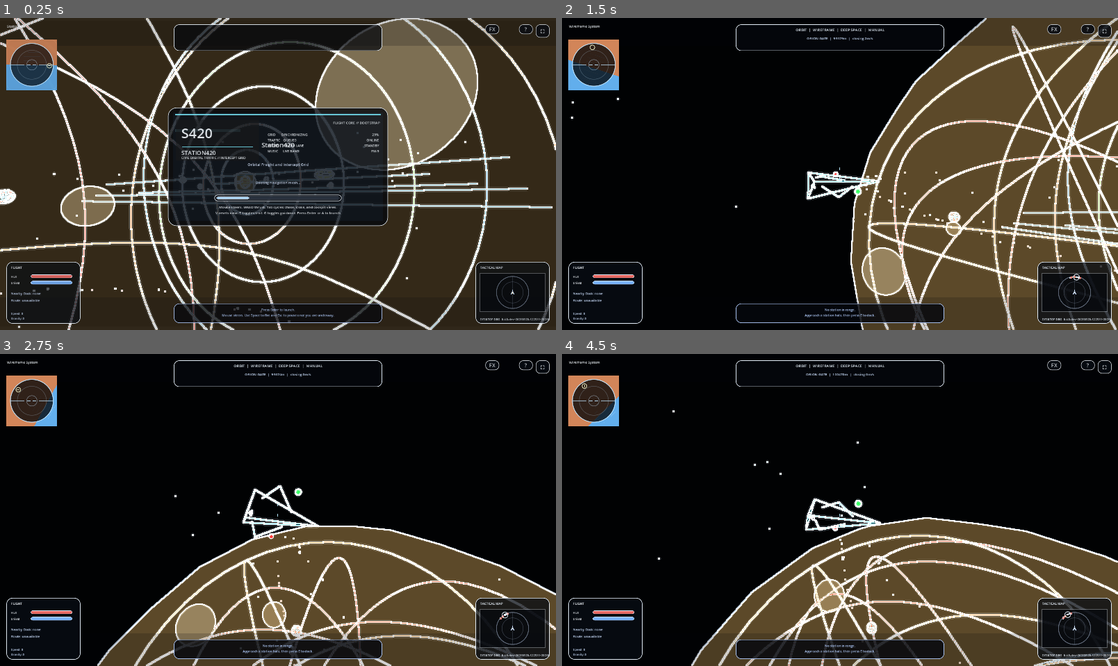
Above: before the commit, frames 1-4 (two rows, left to right).
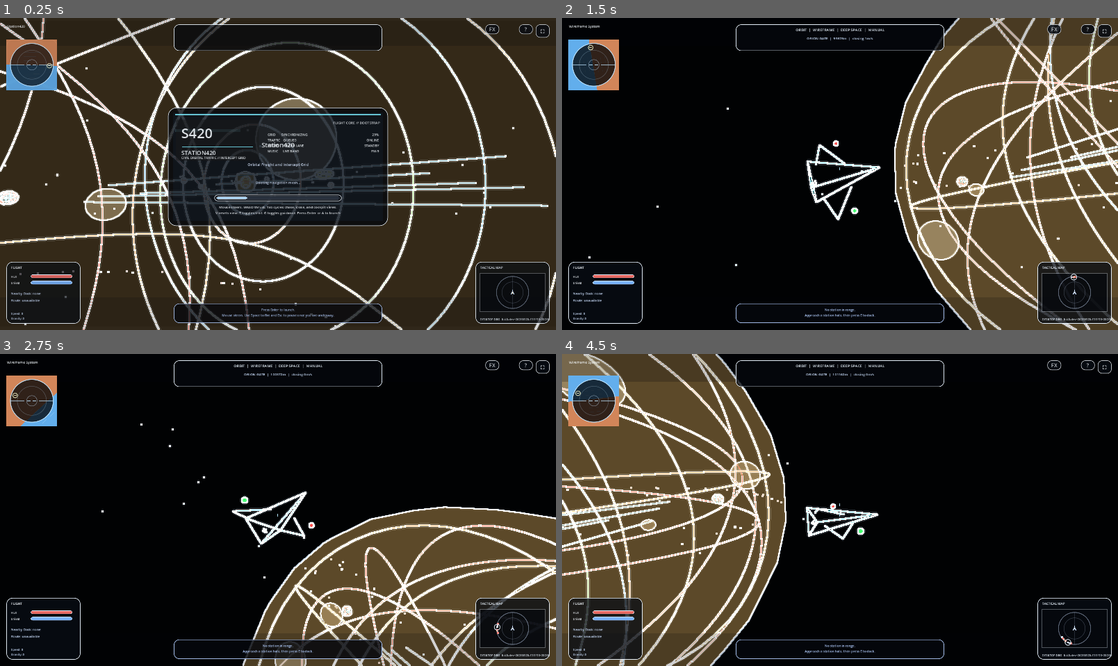
Above: after the commit, the same moments.

Repository: zabesto/Station420
Game: Godot game, scene res://scenes/main.tscn
The game is run twice, just before and just after one commit, with the same random seed, the same clock (stepped at 60 frames per second) and the same inputs.
Inputs (mouse positions are in pixels of both pictures, inside the frame that each line leads up to):
- Up to frame 1 (0.25 s): no input
- Up to frame 2 (1.5 s): tap Enter at 0.5 s; move the mouse to (962, 158) at 0.52 s; hold Right 0.53-1.28 s; hold Z 0.53-1.28 s; click (962, 158) at 0.67 s; tap Space at 0.77 s; tap E at 0.8, 1.25, 1.35 s; move the mouse to (812, 174) at 1.27 s; hold Up from 1.28 s (still down)
- Up to frame 3 (2.75 s): keep holding Up; tap Space at 1.52 s; tap Q at 1.55 s; tap E at 2 s; move the mouse to (289, 503) at 2.02 s; hold Q from 2.03 s (still down); tap R at 2.3 s
- Up to frame 4 (4.5 s): keep holding Up; tap E at 2.75, 3.5, 3.8, 4.25, 4.35 s; move the mouse to (834, 516) at 2.77 s; release Q at 2.78 s; tap R at 2.85 s; click (834, 516) at 2.92 s; tap Space at 3.02, 3.77 s; tap Z at 3.05 s; move the mouse to (878, 513) at 3.52 s; hold Z 3.53-4.28 s; move the mouse to (795, 506) at 4.27 s

The runs differ from the first frame. In frame 1, 23% of the frame differs, in the area x 0-100%, y 0-100%; in frame 2, 20%; in frame 3, 20%; in frame 4, 57%.

Commit message:
Stabilize HUD and control flow

Diff:
--- a/scripts/build_info.gd
+++ b/scripts/build_info.gd
@@ -1,6 +1,6 @@
 extends RefCounted
 
-const BUILD_NUMBER := "20260320-122511"
+const BUILD_NUMBER := "20260320-131158"
 const BUILD_VERSION := "0.4.0-dev"
-const BUILD_GIT_SHA := "f3caa93"
-const BUILD_LABEL := "0.4.0-dev+20260320-122511"
+const BUILD_GIT_SHA := "376aef3"
+const BUILD_LABEL := "0.4.0-dev+20260320-131158"
--- a/scripts/main.gd
+++ b/scripts/main.gd
@@ -472,6 +472,7 @@
 var cinematic_overlay_nodes: Array[CanvasItem] = []
 var settings_tab_groups: Array[Control] = []
 var settings_tab_buttons: Array[Button] = []
+var settings_tab_page_controls: Array = []
 var utility_buttons: Array[Button] = []
 var runtime_rng := RandomNumberGenerator.new()
 var cached_ship_gravity := Vector3.ZERO
@@ -578,6 +579,12 @@
 	]
 	settings_tab_groups = [display_group, audio_group, flight_group, render_group]
 	settings_tab_buttons = [display_tab_button, audio_tab_button, flight_tab_button, render_tab_button]
+	settings_tab_page_controls = [
+		[preset_value, preset_prev_button, preset_next_button, render_mode_button, bloom_value, bloom_button],
+		[music_value, music_slider, music_button, sfx_value, sfx_slider, sfx_button],
+		[trail_value, trail_button, guidance_value, guidance_button, invert_y_value, invert_y_button, physics_mode_value, physics_mode_button],
+		[edge_threshold_value, shader_mode_option, edge_threshold_slider, edge_strength_value, edge_strength_slider, edge_glow_value, edge_glow_slider, blur_amount_value, blur_amount_slider, shader_aux_value, shader_aux_slider]
+	]
 	utility_buttons = [fullscreen_button, help_button, inspector_button, shader_button, debug_save_defaults_button]
 	update_responsive_hud_layout(true)
 	update_window_controls()
@@ -898,11 +905,19 @@
 		var group: Control = settings_tab_groups[i]
 		if group != null:
 			group.visible = i == settings_tab_index
+	for i in range(settings_tab_page_controls.size()):
+		var page_controls = settings_tab_page_controls[i]
+		var page_visible := i == settings_tab_index
+		for control in page_controls:
+			if control is Control:
+				(control as Control).visible = page_visible
 	for i in range(settings_tab_buttons.size()):
 		var button: Button = settings_tab_buttons[i]
 		if button == null:
 			continue
-		button.text = ("[%s]" if i == settings_tab_index else "%s") % get_settings_tab_name(i)
+		button.text = get_settings_tab_name(i)
+		button.disabled = i == settings_tab_index
+	settings_title.text = "Settings"
 
 
 func get_settings_tab_name(index: int) -> String:
@@ -3466,9 +3481,9 @@
 	var hot_style := make_button_stylebox(Color(0.08, 0.06, 0.06, 0.9), alert_color)
 	for button in [
 		controls_button,
-		controls_close_button,
-		inspector_button,
-		inspector_close_button,
+			controls_close_button,
+			inspector_button,
+			inspector_close_button,
 		inspector_screen_fx_button,
 		inspector_blur_button,
 		inspector_bloom_button,
@@ -3495,17 +3510,19 @@
 		sfx_button,
 		trail_button,
 		guidance_button,
-		invert_y_button,
-		physics_mode_button
-	]:
+			invert_y_button,
+			physics_mode_button
+		]:
 		if button == null:
 			continue
 		button.add_theme_stylebox_override("normal", primary_style)
 		button.add_theme_stylebox_override("hover", make_button_stylebox(Color(0.07, 0.09, 0.13, 0.96), accent_color.lightened(0.1)))
 		button.add_theme_stylebox_override("pressed", make_button_stylebox(Color(0.12, 0.15, 0.2, 0.98), accent_color))
+		button.add_theme_stylebox_override("disabled", make_button_stylebox(Color(0.12, 0.15, 0.2, 0.98), accent_color))
 		button.add_theme_color_override("font_color", accent_color)
 		button.add_theme_color_override("font_hover_color", Color.WHITE)
 		button.add_theme_color_override("font_pressed_color", Color.WHITE)
+		button.add_theme_color_override("font_disabled_color", Color.WHITE)
 		button.add_theme_font_size_override("font_size", 18)
 	for button in [display_tab_button, audio_tab_button, flight_tab_button, render_tab_button]:
 		if button == null:
@@ -3749,7 +3766,7 @@
 
 func update_settings_label() -> void:
 	var trail_active = player.get("trail_enabled")
-	settings_title.text = "Graphics + Flight"
+	settings_title.text = "Settings"
 	controls_title.text = "Keyboard + Controller"
 	apply_settings_tab_visibility()
 	preset_value.text = "Theme: %s / %s" % [get_preset_name(visual_preset_index), "Shaded" if shaded_mode else "Wireframe"]
@@ -3765,9 +3782,19 @@
 	edge_glow_value.text = "Detail: %d%%" % int(round(edge_strength_scale * 100.0))
 	blur_amount_value.text = "Wire Intensity: %d%%" % int(round(wire_shader_scale * 100.0))
 	shader_aux_value.text = "Aux Mix: %d%%" % int(round(blur_strength_scale * 100.0))
+	preset_prev_button.text = "Prev"
+	preset_next_button.text = "Next"
+	render_mode_button.text = "Mode"
+	bloom_button.text = "Toggle"
+	music_button.text = "Toggle"
+	sfx_button.text = "Toggle"
+	trail_button.text = "Toggle"
+	guidance_button.text = "Toggle"
+	invert_y_button.text = "Toggle"
+	physics_mode_button.text = "Cycle"
 	settings_hint.text = "Use Controls for keyboard and gamepad bindings. Press H or Back to close."
 	settings_hotkeys.text = "Quick actions: Tab views, V reset, J autopilot, E dock, Esc pause\nRender: \\ mode, B bloom, 1-7 themes, mouse wheel zoom"
-	controls_keyboard_text.text = "Flight\nW A S D  move\nR / F  rise / descend\nQ / E  roll / dock\nShift  boost\nSpace  fire\n\nView\nTab  cycle camera\nV  reset view\n\nSystems\nJ  autopilot\nT  trail\nG  guidance\nB …(69 unchanged characters)…
+	controls_keyboard_text.text = "Flight\nArrow keys  steer / pitch\nW A S D  move\nR / F  rise / descend\nQ / Z  roll\nShift  boost\nSpace  fire\n\nView\nTab  cycle camera\nV  reset view\n\nSystems\nE  dock\nJ  autopilot\nT  trail\nG  guidance\nB …(69 unchanged characters)…
 	controls_controller_text.text = "Flight\nLeft stick  steer / pitch\nRT / LT  thrust / reverse\nA  fire / launch\n\nVie …(200 unchanged characters)…
 	controls_hint.text = "Close with Esc, H, Back, or the Close button."
 	if shader_mode_option.selected != shader_mode_index:
@@ -3853,7 +3880,8 @@
 	var blend_speed: float = 1.8 if paused else 3.2
 	pause_camera_blend = move_toward(pause_camera_blend, target_blend, delta * blend_speed)
 	if paused:
-		pause_camera_time += delta
+		var pause_time_scale := 0.62 if start_screen_active else 1.0
+		pause_camera_time += delta * pause_time_scale
 	if not paused and pause_camera_blend <= 0.001:
 		pause_camera_time = 0.0
 
@@ -3933,7 +3961,7 @@
 	if not start_screen_active:
 		return
 	boot_screen_time += delta
-	var progress: float = min(18.0 + boot_screen_time * 32.0, 100.0)
+	var progress: float = min(18.0 + boot_screen_time * 26.0, 100.0)
 	start_progress_bar.value = progress
 	if progress < 34.0:
 		start_status_label.text = "Booting navigation mesh..."
@@ -5268,7 +5296,7 @@
 		for _attempt in range(24):
 			var body: Dictionary = planet_bodies[rng.randi_range(0, planet_bodies.size() - 1)]
 			var planet_node: Node3D = body["node"]
-			var orbit_radius: float = float(body["radius"]) + 1400.0
+			var orbit_radius: float = float(body["radius"]) + 2200.0
 			var angle := rng.randf_range(0.0, TAU)
 			var candidate := planet_node.global_position + Vector3(
 				cos(angle) * orbit_radius,
@@ -5299,7 +5327,7 @@
 				"forward": (-candidate).normalized()
 			}
 	return {
-		"position": Vector3(0, 240, STAR_DAMAGE_RADIUS + 260.0),
+		"position": Vector3(0, 260, STAR_DAMAGE_RADIUS + 6200.0),
 		"planet_position": Vector3.ZERO,
 		"forward": Vector3(0, 0, -1)
 	}
@@ -5317,7 +5345,7 @@
 
 
 func is_position_safe_for_spawn(position: Vector3) -> bool:
-	if position.length() < STAR_DAMAGE_RADIUS + 2200.0:
+	if position.length() < STAR_DAMAGE_RADIUS + 6200.0:
 		return false
 	for body in planet_bodies:
 		var node: Node3D = body["node"]
@@ -6124,7 +6152,7 @@
 			button.offset_top = margin
 			button.offset_bottom = margin + utility_height
 			utility_right = button.offset_left - utility_gap
-	var settings_width := viewport_size.x - margin * 2.0 if compact else 340.0
+	var settings_width := viewport_size.x - margin * 2.0 if compact else 392.0
 	settings_panel.anchor_left = 0.0 if compact else 1.0
 	settings_panel.anchor_right = 1.0
 	settings_panel.offset_left = margin if compact else -settings_width - 24.0
@@ -6197,8 +6225,8 @@
 			button.offset_right = left + inspector_button_width
 			button.offset_top = inspector_row_y
 			button.offset_bottom = inspector_row_y + 32.0
-	var controls_width: float = min(viewport_size.x - margin * 2.0, 560.0 if not compact else viewport_size.x - margin * 2.0)
-	var controls_height: float = min(viewport_size.y - margin * 2.0, 520.0 if is_phone_portrait else (440.0 if not compact else viewport_size.y - margin * 2.0))
+	var controls_width: float = min(viewport_size.x - margin * 2.0, 620.0 if not compact else viewport_size.x - margin * 2.0)
+	var controls_height: float = min(viewport_size.y - margin * 2.0, 520.0 if is_phone_portrait else (472.0 if not compact else viewport_size.y - margin * 2.0))
 	controls_panel.offset_left = -controls_width * 0.5
 	controls_panel.offset_right = controls_width * 0.5
 	controls_panel.offset_top = -controls_height * 0.5
--- a/scripts/player.gd
+++ b/scripts/player.gd
@@ -39,6 +39,9 @@
 var pitch := 0.0
 var roll := 0.0
 var look_input := Vector2.ZERO
+var keyboard_yaw_input := 0.0
+var keyboard_pitch_input := 0.0
+var keyboard_roll_input := 0.0
 var controller_look_state := Vector2.ZERO
 var touch_look_state := Vector2.ZERO
 var keyboard_look_active := false
@@ -139,11 +142,20 @@
 		apply_keyboard_look(delta)
 		apply_controller_look(delta)
 		apply_touch_look(delta)
-		yaw += look_input.x
-		pitch = clamp(pitch + look_input.y, -0.95, 0.95)
-		look_input = Vector2.ZERO
+		if keyboard_look_active:
+			var keyboard_basis := Basis(Vector3.UP, yaw) * Basis(Vector3.RIGHT, pitch) * Basis(Vector3.BACK, roll)
+			keyboard_basis = apply_keyboard_basis_look(keyboard_basis)
+			sync_orientation_from_basis(keyboard_basis)
+			look_input = Vector2.ZERO
+		else:
+			yaw += look_input.x
+			pitch = clamp(pitch + look_input.y, -0.95, 0.95)
+			look_input = Vector2.ZERO
 	else:
 		look_input = Vector2.ZERO
+		keyboard_yaw_input = 0.0
+		keyboard_pitch_input = 0.0
+		keyboard_roll_input = 0.0
 		controller_look_state = controller_look_state.lerp(Vector2.ZERO, min(delta * controller_look_response, 1.0))
 		touch_look_state = touch_look_state.lerp(Vector2.ZERO, min(delta * controller_look_response, 1.0))
 
@@ -179,22 +191,40 @@
 
 
 func apply_keyboard_look(delta: float) -> void:
-	var keyboard_look := Vector2.ZERO
+	keyboard_yaw_input = 0.0
+	keyboard_pitch_input = 0.0
+	keyboard_roll_input = 0.0
 	if Input.is_key_pressed(KEY_LEFT):
-		keyboard_look.x += keyboard_look_speed * delta
+		keyboard_yaw_input += keyboard_look_speed * delta
 	if Input.is_key_pressed(KEY_RIGHT):
-		keyboard_look.x -= keyboard_look_speed * delta
+		keyboard_yaw_input -= keyboard_look_speed * delta
 	if Input.is_key_pressed(KEY_UP):
-		keyboard_look.y += keyboard_look_speed * delta * 0.75
+		keyboard_pitch_input += keyboard_look_speed * delta * 0.75
 	if Input.is_key_pressed(KEY_DOWN):
-		keyboard_look.y -= keyboard_look_speed * delta * 0.75
+		keyboard_pitch_input -= keyboard_look_speed * delta * 0.75
 	if Input.is_key_pressed(KEY_Q):
-		roll += roll_speed * delta
-	if Input.is_key_pressed(KEY_E):
-		roll -= roll_speed * delta
-	roll = wrapf(roll, -PI, PI)
-	keyboard_look_active = keyboard_look.length() > 0.001
-	look_input += keyboard_look
+		keyboard_roll_input += roll_speed * delta
+	if Input.is_key_pressed(KEY_Z):
+		keyboard_roll_input -= roll_speed * delta
+	keyboard_look_active = abs(keyboard_yaw_input) > 0.001 or abs(keyboard_pitch_input) > 0.001 or abs(keyboard_roll_input) > 0.001
+
+
+func apply_keyboard_basis_look(target_basis: Basis) -> Basis:
+	var basis := target_basis.orthonormalized()
+	if abs(keyboard_yaw_input) > 0.001:
+		basis = Basis(Vector3.UP, keyboard_yaw_input) * basis
+	if abs(keyboard_pitch_input) > 0.001:
+		basis = basis.rotated(basis.x.normalized(), keyboard_pitch_input)
+	if abs(keyboard_roll_input) > 0.001:
+		basis = basis.rotated(basis.z.normalized(), keyboard_roll_input)
+	return basis.orthonormalized()
+
+
+func sync_orientation_from_basis(target_basis: Basis) -> void:
+	var euler := target_basis.get_euler(EULER_ORDER_YXZ)
+	pitch = clamp(euler.x, -0.95, 0.95)
+	yaw = euler.y
+	roll = wrapf(euler.z, -PI, PI)
 
 
 func apply_controller_look(delta: float) -> void:
Not shown, changed: build/cloudflare/index.html
Not shown, changed: build/cloudflare/index.pck
Not shown, changed: build/cloudflare/index.wasm.gz
Not shown, changed: build/web/index.html
Not shown, changed: build/web/index.pck
